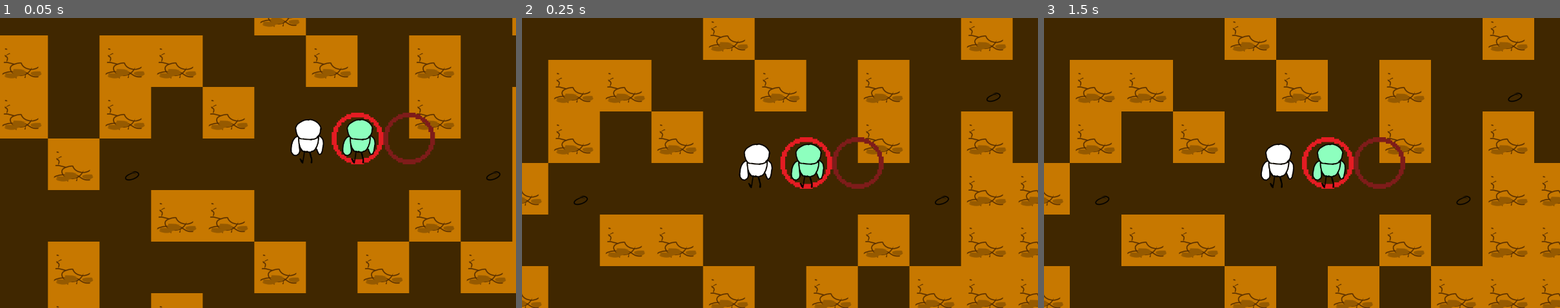
Above: before the commit, frames 1-3 (left to right).
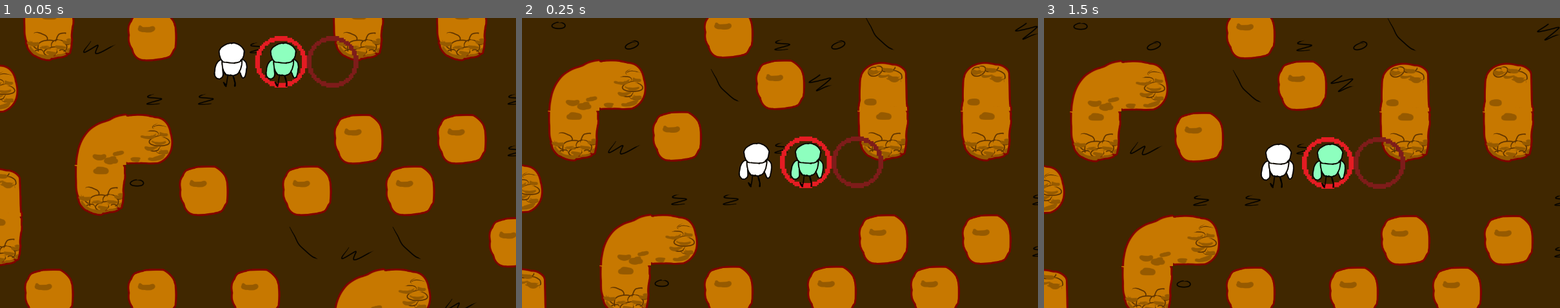
Above: after the commit, the same moments.

Repository: JustMikkk/Mine-otaurs
Game: Godot game, scene res://scenes/level.tscn
The game is run twice, just before and just after one commit, with the same random seed, the same clock (stepped at 60 frames per second) and the same inputs.
Inputs:
- Up to frame 1 (0.05 s): no input
- Up to frame 2 (0.25 s): no input
- Up to frame 3 (1.5 s): tap Enter at 1.25 s

The runs differ from the first frame. In frame 1, 47% of the frame differs, in the area x 0-100%, y 0-100%; in frame 2, 25%; in frame 3, 24%.

Commit message:
feat: autotiling

Diff:
--- a/globals/TilesConfig.gd
+++ b/globals/TilesConfig.gd
@@ -31,3 +31,92 @@
 const WALL_CROSSROAD = Vector2i(6, 6)
 
 const WALL_SINGULAR = Vector2i(6, 0)
+
+func get_coresponding_tile(arr: Array[bool]) -> Vector2i:
+	match arr:
+		[
+			 true,
+			true, true, true,
+			 true, 		]:
+			return WALLS_INSIDE[randi_range(0, 8)]
+		[
+			 false,
+			false, true, true,
+			 true, 		]:
+			return WALL_CORNER_TOP_LEFT
+		[
+			 false,
+			true, true, false,
+			 true, 		]:
+			return WALL_CORNER_TOP_RIGHT
+		[
+			 true,
+			false, true, true,
+			 false, 		]:
+			return WALL_CORNER_BOTTOM_LEFT
+		[
+			 true,
+			true, true, false,
+			 false, 		]:
+			return WALL_CORNER_BOTTOM_RIGHT
+		[
+			 false,
+			true, true, true,
+			 true, 		]:
+			return WALLS_EDGE_TOP[randi_range(0, 2)]
+		[
+			 true,
+			false, true, true,
+			 true, 		]:
+			return WALLS_EDGE_LEFT[randi_range(0, 2)]
+		[
+			 true,
+			true, true, false,
+			 true, 		]:
+			return WALLS_EDGE_RIGHT[randi_range(0, 2)]
+		[
+			 true,
+			true, true, true,
+			 false, 		]:
+			return WALLS_EDGE_BOTTOM[randi_range(0, 2)]
+		[
+			 false,
+			false, true, false,
+			 true, 		]:
+			return WALL_ONE_TOP
+		[
+			 false,
+			true, true, false,
+			 false, 		]:
+			return WALL_ONE_RIGHT
+		[
+			 false,
+			false, true, true,
+			 false, 		]:
+			return WALL_ONE_LEFT
+		[
+			 true,
+			false, true, false,
+			 false, 		]:
+			return WALL_ONE_BOTTOM
+		[
+			 true,
+			false, true, false,
+			 true, 		]:
+			return WALLS_UP_DOWN[randi_range(0, 2)]
+		[
+			 false,
+			true, true, true,
+			 false, 		]:
+			return WALLS_LEFT_RIGHT[randi_range(0, 2)]
+		[
+			 true,
+			true, true, true,
+			 true, 		]:
+			return WALL_CROSSROAD
+		[
+			 false,
+			false, true, false,
+			 false, 		]:
+			return WALL_SINGULAR
+	return WALL_SINGULAR
--- a/scenes/level.gd
+++ b/scenes/level.gd
@@ -22,7 +22,9 @@
 
 
 func _on_break_wall(pos: Vector2i) -> void:
-	if _walls_tile_map.get_cell_atlas_coords(_walls_tile_map.local_to_map(pos)) == TilesConfig.WALL_OBSIDIAN:
-		return
+	if _map_generator.mine_tile(_walls_tile_map.local_to_map(pos)):
+		print("min")
 
-	_walls_tile_map.erase_cell(_walls_tile_map.local_to_map(pos))
+
+
+	#_walls_tile_map.erase_cell(_walls_tile_map.local_to_map(pos))
--- a/scenes/map_generator.gd
+++ b/scenes/map_generator.gd
@@ -7,18 +7,20 @@
 	OBSIDIAN
 }
 
-@export var map_size: Vector2i = Vector2i(25, 25)
+@export var map_size: Vector2i = Vector2i(35, 35)
 @export var _obsidian_amount: int = 3
 
 var _map: Array[Array]
 var _random_bound = 1
 var _empty_tiles = 9
 
+@onready var _bg_tile_map: TileMapLayer = $"../BG-TileMap"
 @onready var _walls_tile_map: TileMapLayer = $"../Walls-TileMap"
 @onready var _empty_tiles_goal = map_size.x * map_size.y / 5
 
 
 func generate_maze() -> void:
+	_fill_bg_tileset()
 	_fill_with_walls()
 	_add_obsidian()
 	#_map[_map_size.y /2][_map_size.x /2] = Tile.EMPTY
@@ -43,20 +45,52 @@
 
 	#_print_map()
 	_apply_to_tilemap()
-
-
-#func _update_all_tiles() -> void:
-
-
+	_update_all_tiles()
+
+
+func mine_tile(cords: Vector2i) -> bool:
+	if _map[cords.y][cords.x] == Tile.WALL:
+		_map[cords.y][cords.x] = Tile.EMPTY
+		_walls_tile_map.erase_cell(cords)
+		_update_surrounding_tiles(cords)
+		return true
+	return false
+
+
+func _update_surrounding_tiles(cords: Vector2i) -> void:
+	for y in range(cords.y -1, cords.y -1 + 3, 1):
+		for x in range(cords.x -1, cords.x -1 + 3, 1):
+			if _is_tile_wall(x, y):
+				#if _walls_tile_map.get_cell_atlas_coords(Vector2i(x, y))
+				_set_tilemap_tile(Vector2i(x, y), TilesConfig.get_coresponding_tile(_get_surrounding_info(x, y)))
+
+
+func _update_all_tiles() -> void:
+	for y in map_size.y:
+		for x in map_size.x:
+			if _is_tile_wall(x, y):
+				_set_tilemap_tile(Vector2i(x, y), TilesConfig.get_coresponding_tile(_get_surrounding_info(x, y)))
+
+
+func _get_surrounding_info(x: int, y: int) -> Array[bool]:
+	return [
+		_is_tile_wall(x, y -1),
+		_is_tile_wall(x -1, y), _is_tile_wall(x, y), _is_tile_wall(x +1, y),
+		_is_tile_wall(x, y +1)
+	]
 
 
 func _apply_to_tilemap() -> void:
 	for y in map_size.y:
 		for x in map_size.x:
 			if _map[y][x] == Tile.OBSIDIAN:
-				_walls_tile_map.set_cell(Vector2i(x, y), 0, TilesConfig.WALL_OBSIDIAN)
+				_set_tilemap_tile(Vector2i(x, y), TilesConfig.WALL_OBSIDIAN)
 			if _map[y][x] == Tile.WALL:
-				_walls_tile_map.set_cell(Vector2i(x, y), 0, TilesConfig.WALL_DEFAULT)
+				_set_tilemap_tile(Vector2i(x, y), TilesConfig.WALL_DEFAULT)
+
+
+func _set_tilemap_tile(cords: Vector2i, new_tile: Vector2i) -> void:
+	_walls_tile_map.set_cell(cords, 0, new_tile)
 
 
 func _fill_tiles_top_left() -> void:
@@ -159,6 +193,12 @@
 		_map.append([])
 		for x in range(map_size.x):
 			_map[y].append(Tile.WALL)
+
+
+func _fill_bg_tileset() -> void:
+	for y in map_size.y:
+		for x in map_size.x:
+			_bg_tile_map.set_cell(Vector2i(x, y), 1, Vector2i(randi_range(1, 3), randi_range(0, 6)))
 
 
 func _print_map() -> void:
Not shown, changed: .gitignore
